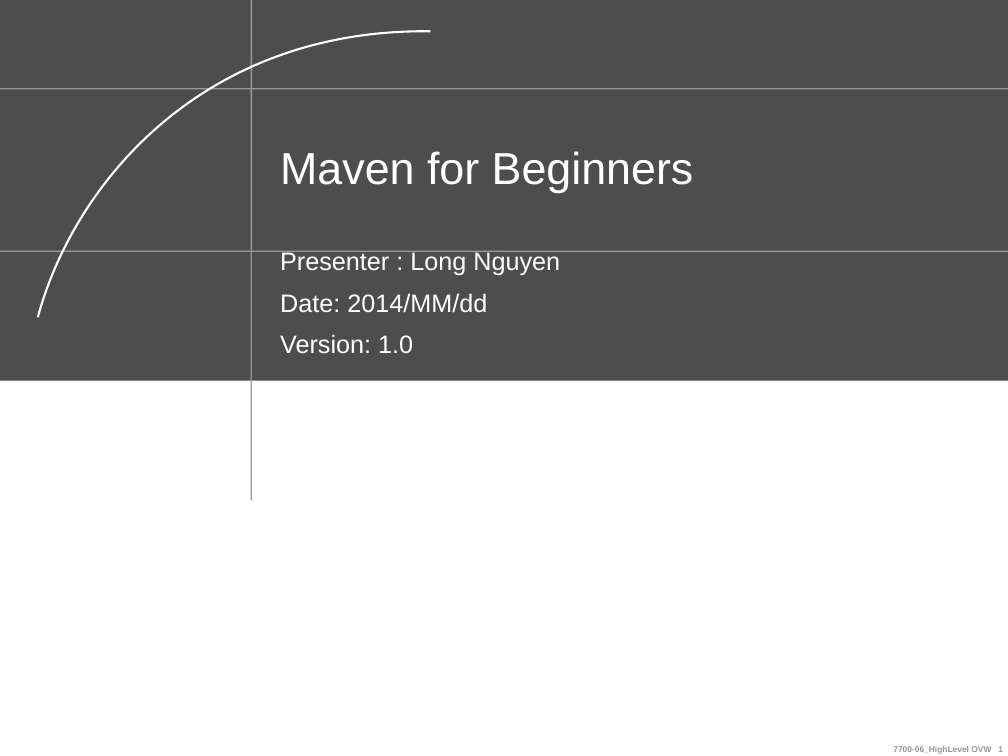
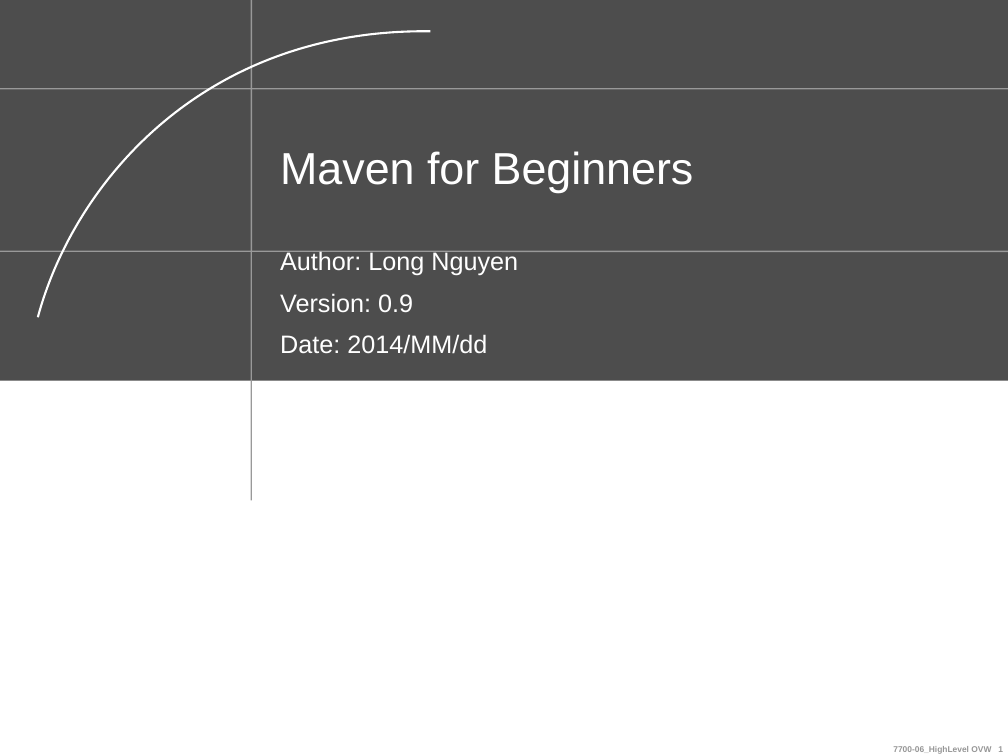
Before and after one commit to ndlongit/longnd-data, a slide deck: slide 1 of Document/Tutorial/[Presentation] Maven.ppt. Drawn at 1008x756 pixels with LibreOffice and Linux fonts; fonts in the diff are those of the drawing; background and template pictures are left out. Boxes give left, top, right and bottom in pixels: in the first picture for what was removed or moved away, otherwise in the second. Text is boxed around its words. In the diff, an @@ line names an element or a change of style, - is before the commit and + after.

```diff
--- a/Document/Tutorial/[Presentation] Maven.ppt
+++ b/Document/Tutorial/[Presentation] Maven.ppt
@@ subtitle at bbox=[280, 251, 518, 312]: text changed @@
-Presenter : Long Nguyen
+Author: Long Nguyen
+Version: 0.9
@@ subtitle at bbox=[280, 334, 413, 353]: paragraph removed @@
-Version: 1.0
```
Also in this commit, not shown: 4 other slides changed, 1 slide removed.
